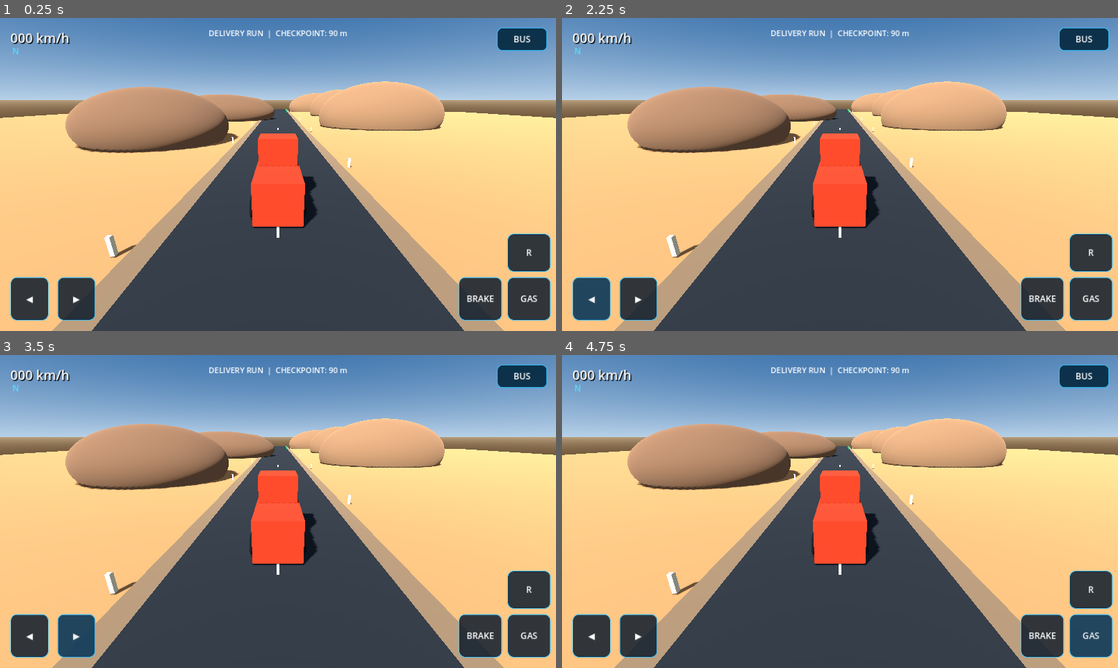
Above: before the commit, frames 1-4 (two rows, left to right).
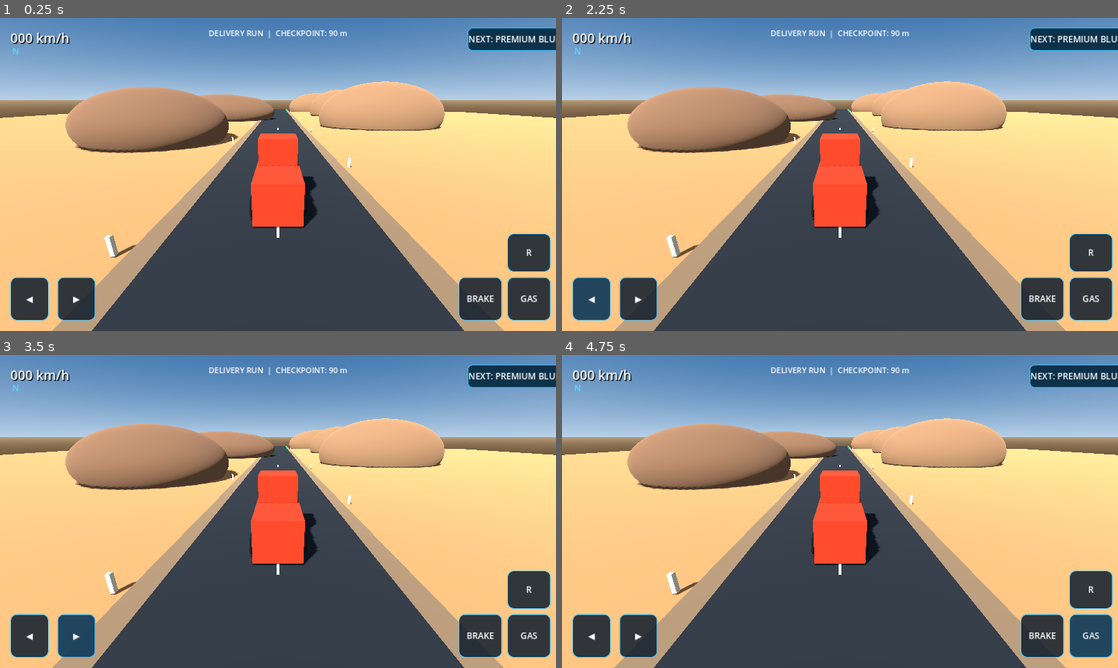
Above: after the commit, the same moments.

Repository: czz495m8zv-code/zayron-simulator
Game: Godot game, scene res://scenes/main/main.tscn
Two runs of this game, one before a commit and one after it. Both use one fixed random seed, a clock stepped at 60 frames per second and the inputs below.
Inputs:
- Up to frame 1 (0.25 s): no input
- Up to frame 2 (2.25 s): click "BUS" (after the commit: "NEXT: PREMIUM BLUE SEMI") at 0.5 s; click "BUS" (after the commit: "NEXT: PREMIUM BLUE SEMI") at 1.25 s; click "◀" at 2 s
- Up to frame 3 (3.5 s): click "▶" at 2.75 s
- Up to frame 4 (4.75 s): click "BRAKE" at 3.5 s; click "GAS" at 4.25 s

The runs differ from the first frame. In frame 1, 0.7% of the frame differs, in the area x 84-100%, y 3-11%; in frame 2, 0.7%; in frame 3, 0.7%; in frame 4, 0.7%.

Commit message:
Expand garage selector to six truck and bus models

Diff:
--- a/scripts/main.gd
+++ b/scripts/main.gd
@@ -1,10 +1,24 @@
 extends Node3D
 
-const TRUCK_SCENE: PackedScene = preload("res://scenes/vehicles/prototype_truck.tscn")
-const BUS_SCENE: PackedScene = preload("res://scenes/vehicles/prototype_bus.tscn")
+const FLEET_SCENES: Array[PackedScene] = [
+	preload("res://scenes/vehicles/prototype_truck.tscn"),
+	preload("res://scenes/vehicles/premium_semi.tscn"),
+	preload("res://scenes/vehicles/royal_red_semi.tscn"),
+	preload("res://scenes/vehicles/prototype_bus.tscn"),
+	preload("res://scenes/vehicles/luxury_coach.tscn"),
+	preload("res://scenes/vehicles/vip_silver_coach.tscn")
+]
+const FLEET_NAMES: Array[String] = [
+	"STARTER TRUCK",
+	"PREMIUM BLUE SEMI",
+	"ROYAL RED SEMI",
+	"OMAN CITY BUS",
+	"LUXURY COACH",
+	"VIP SILVER COACH"
+]
 
 var _active_vehicle: Node3D
-var _using_bus: bool = false
+var _selected_vehicle: int = 0
 var _vehicle_button: Button
 var _mission_label: Label
 var _mission_complete: bool = false
@@ -27,11 +41,11 @@
 func _spawn_vehicle() -> void:
 	if is_instance_valid(_active_vehicle):
 		_active_vehicle.queue_free()
-	_active_vehicle = (BUS_SCENE if _using_bus else TRUCK_SCENE).instantiate() as Node3D
+	_active_vehicle = FLEET_SCENES[_selected_vehicle].instantiate() as Node3D
 	_active_vehicle.position = Vector3(0.0, 0.15, 8.0)
 	add_child(_active_vehicle)
 	if is_instance_valid(_vehicle_button):
-		_vehicle_button.text = "BUS" if not _using_bus else "TRUCK"
+		_vehicle_button.text = "NEXT: " + FLEET_NAMES[(_selected_vehicle + 1) % FLEET_NAMES.size()]
 
 func _build_vehicle_selector() -> void:
 	var layer := CanvasLayer.new()
@@ -39,13 +53,13 @@
 	add_child(layer)
 	var button := Button.new()
 	button.name = "VehicleSelector"
-	button.text = "BUS"
-	button.custom_minimum_size = Vector2(112.0, 54.0)
+	button.text = "NEXT: PREMIUM BLUE SEMI"
+	button.custom_minimum_size = Vector2(180.0, 54.0)
 	button.anchor_left = 1.0
 	button.anchor_right = 1.0
 	button.anchor_top = 0.0
 	button.anchor_bottom = 0.0
-	button.offset_left = -136.0
+	button.offset_left = -204.0
 	button.offset_right = -20.0
 	button.offset_top = 22.0
 	button.offset_bottom = 76.0
@@ -62,7 +76,7 @@
 	_vehicle_button = button
 
 func _on_vehicle_button_pressed() -> void:
-	_using_bus = not _using_bus
+	_selected_vehicle = (_selected_vehicle + 1) % FLEET_SCENES.size()
 	_spawn_vehicle()
 
 func _build_environment() -> void:
